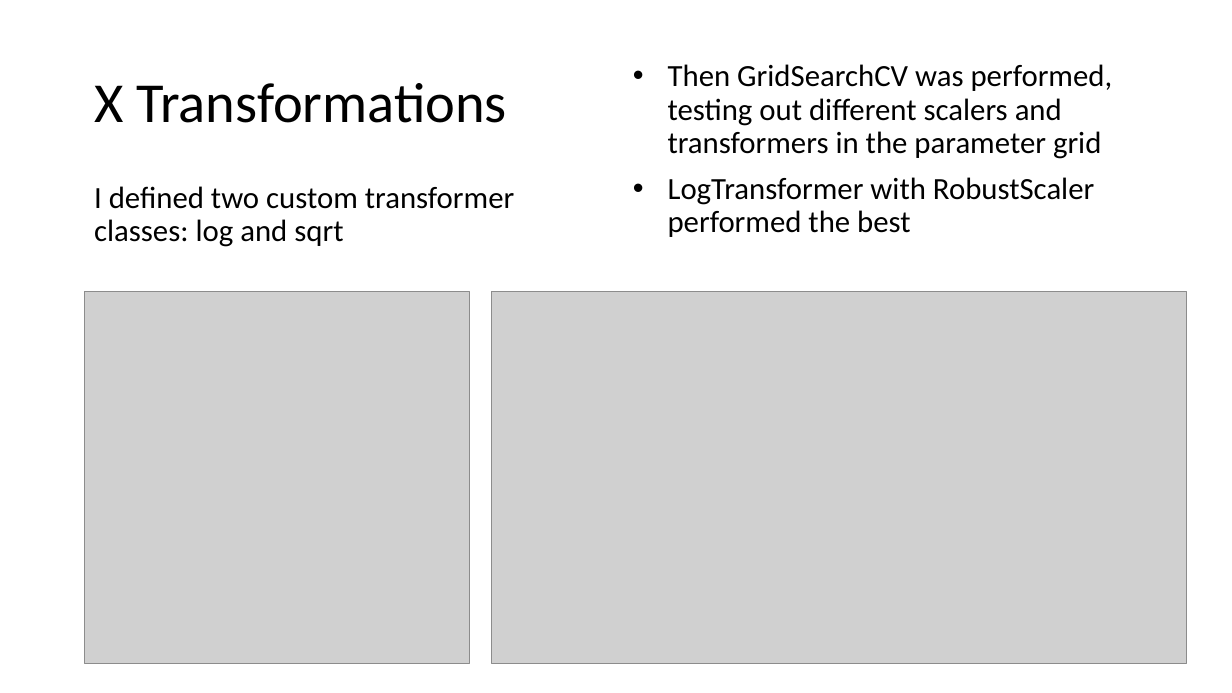
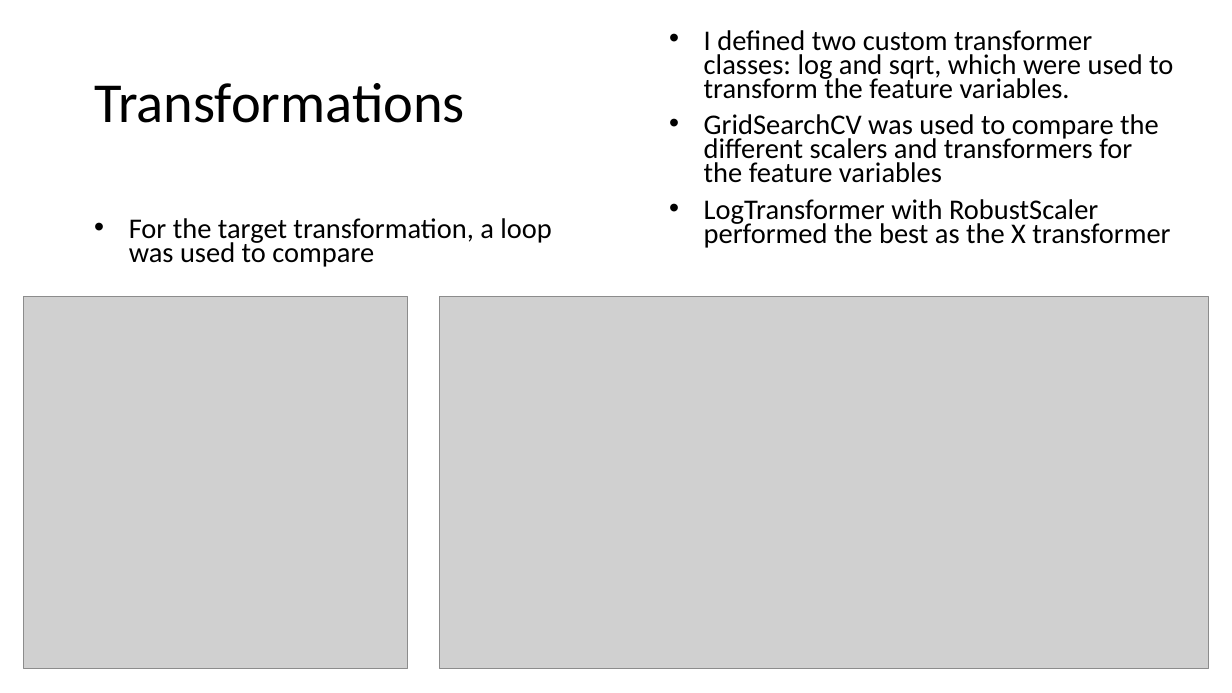
Before and after one commit to ethanolx/Mushrooms-Housing-py, a slide deck: slide 7 of doc/regression-highlights.pptx. Drawn at 1232x693 pixels with LibreOffice and Linux fonts; fonts in the diff are those of the drawing; grey boxes stand for pictures. Boxes give left, top, right and bottom in pixels: in the first picture for what was removed or moved away, otherwise in the second. Text is boxed around its words. In the diff, an @@ line names an element or a change of style, - is before the commit and + after.

```diff
--- a/doc/regression-highlights.pptx
+++ b/doc/regression-highlights.pptx
@@ text at (704,30,1173,248): text changed; size 24 to 22.2 pt @@
-• Then GridSearchCV was performed, testing out different scalers and transformers in the parameter grid
-• LogTransformer with RobustScaler performed the best
+• I defined two custom transformer classes: log and sqrt, which were used to transform the feature variables.
+• GridSearchCV was used to compare the different scalers and transformers for the feature variables
+• LogTransformer with RobustScaler performed the best as the X transformer
@@ title at (94,83,465,123): text changed @@
-X Transformations
+Transformations
@@ text at (129,218,551,267): text changed; size 24 to 22.2 pt @@
-I defined two custom transformer classes: log and sqrt
+• For the target transformation, a loop was used to compare
@@ picture: place and size @@
-picture at (85,291,470,664)
+picture at (23,297,408,669)
@@ picture: place and size @@
-picture at (492,291,1187,664)
+picture at (439,297,1209,669)
```
Also in this commit, not shown: 7 other slides changed, 1 slide added, 2 slides removed, 6 other files.
